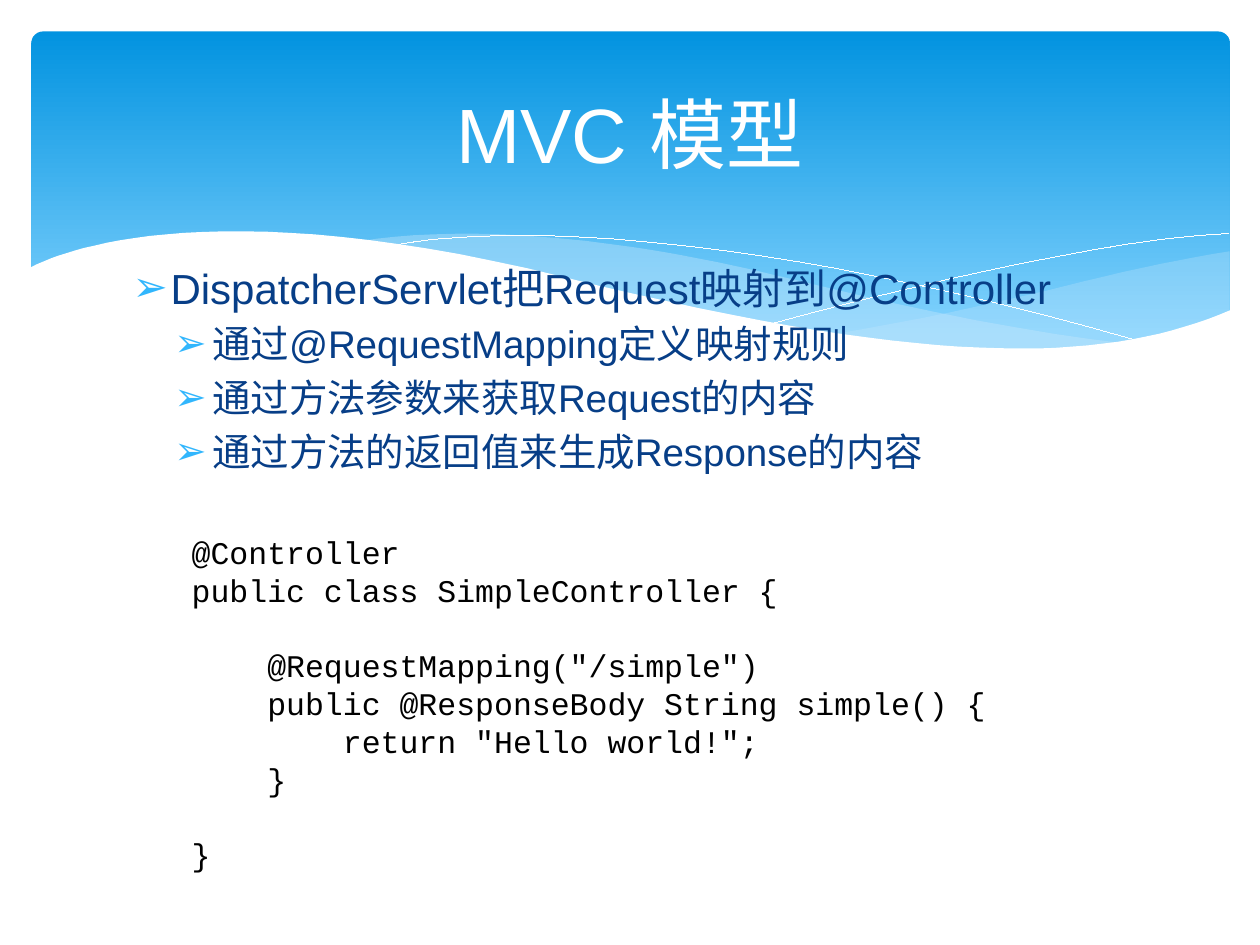
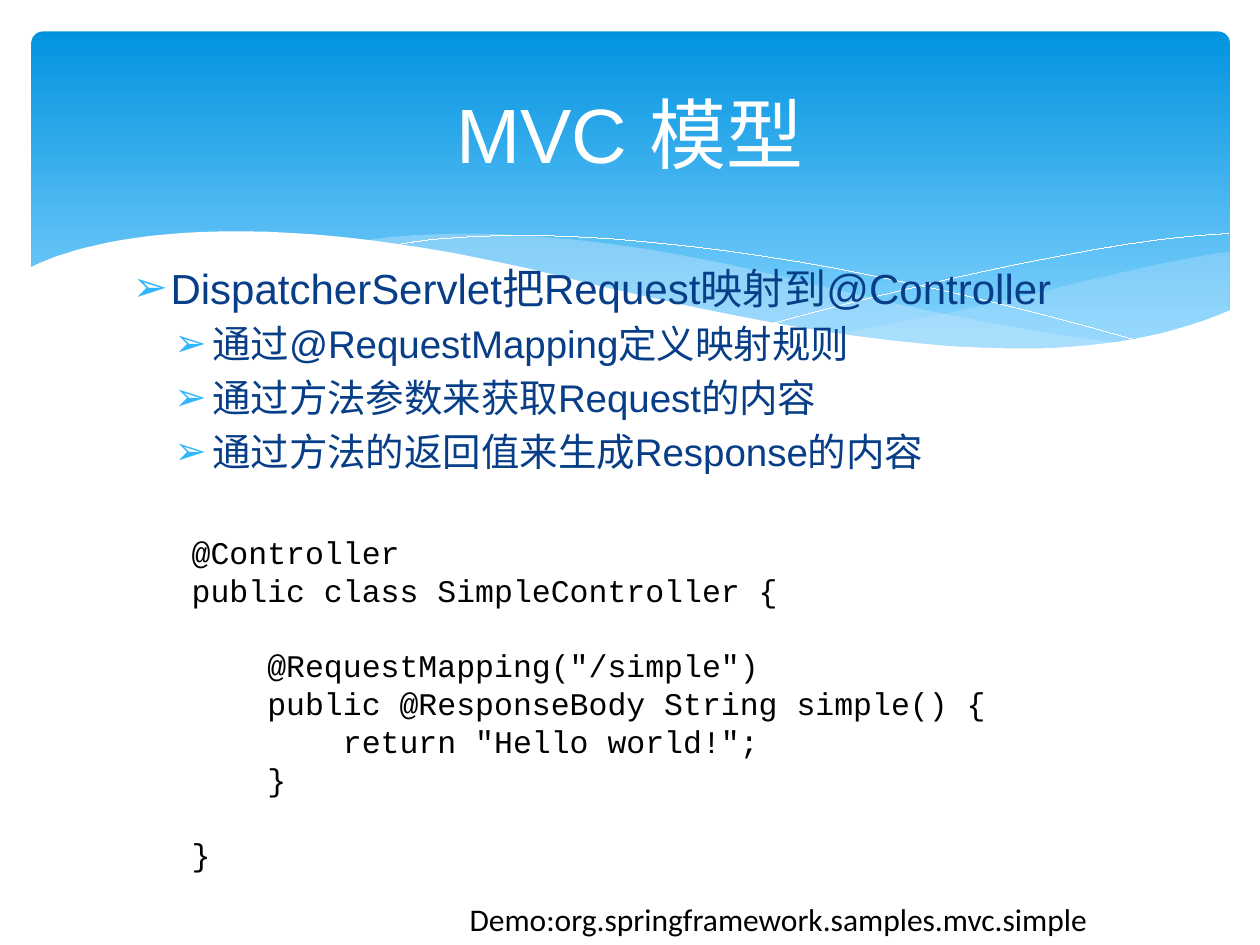
Before and after one commit to zjumty/spring-mvc-showcase, a slide deck: slide 6 of SpringMVC3.pptx. Drawn at 1260x945 pixels with LibreOffice and Linux fonts; fonts in the diff are those of the drawing. Boxes give left, top, right and bottom in pixels: in the first picture for what was removed or moved away, otherwise in the second. Text is boxed around its words. In the diff, an @@ line names an element or a change of style, - is before the commit and + after.

```diff
--- a/SpringMVC3.pptx
+++ b/SpringMVC3.pptx
@@ text added at [470, 909, 1087, 937], 18 pt, text #000000 @@
+Demo:org.springframework.samples.mvc.simple
```
Also in this commit, not shown: 10 other slides changed, 3 slides added.
